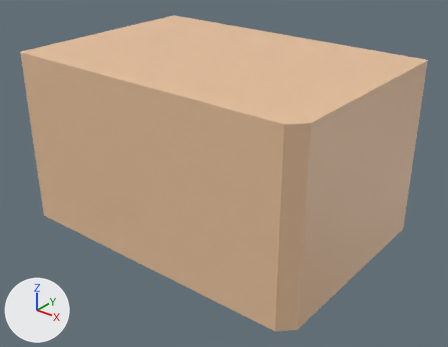
Before and after pictures for a commit that changed the glTF model docs/univers/archipeo/batiments/modeles/6e-batiment-preau-de-voix/loin-etape-1.glb.
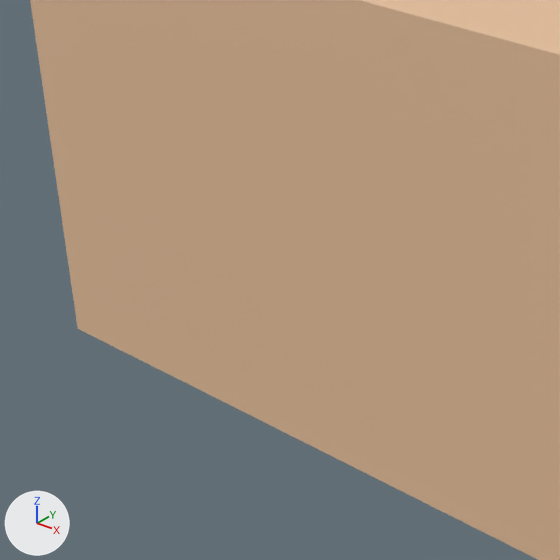
Old and new are each drawn whole from a 50 mm camera at (1.013, -1.19, 0.963) aimed at (0.005, 0.07, 0.182) and again close up on the part from 3% to 51% of the width and 25% to 88% of the height. The lights are fixed; the arrows at lower left show +X, +Y and +Z. The first two pictures are the older version. Vertices at exactly the same position are counted once.

Names of what the first close-up shows: 'loin'.
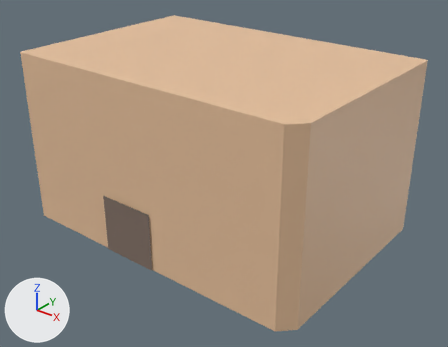
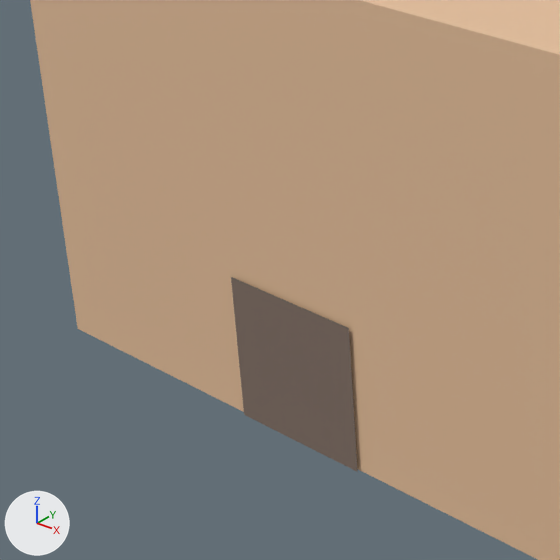
Pixel boxes [x1, y1, x2, y2] of what changed, in the close-ups (560 x 560 px):
part 1 of me_loin, added (brown): after [231, 277, 358, 472]

The change in detail:
me_loin is used by ob_loin; location (0.0, 0.0, 0.0).
Verts and faces of me_loin; kept vertices keep their numbers, new ones are numbered from 16.
me_loin had 16 vertices, 22 faces and spanned x -0.485..0.429, y -0.222..0.405, z 0.0..0.516.
me_loin now has 20 vertices, 24 faces and spans x -0.485..0.429, y -0.225..0.405, z 0.0..0.516.
Part 1, on me_loin:
New vertex 16 is at (-0.18, -0.225, 0.0), pixel (244, 414).
New vertex 17 is at (-0.005, -0.225, 0.0), pixel (357, 471).
New vertex 18 is at (-0.005, -0.225, 0.171), pixel (348, 327).
New vertex 19 is at (-0.18, -0.225, 0.171), pixel (230, 276).
New faces: (16, 17, 19), (17, 18, 19).
